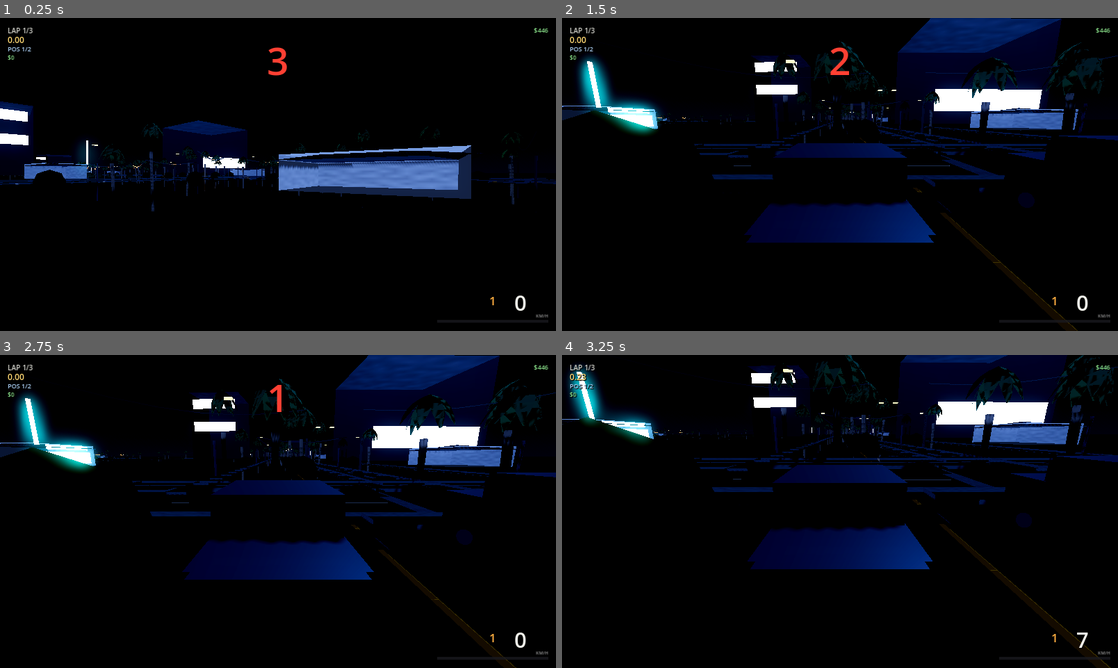
Above: before the commit, frames 1-4 (two rows, left to right).
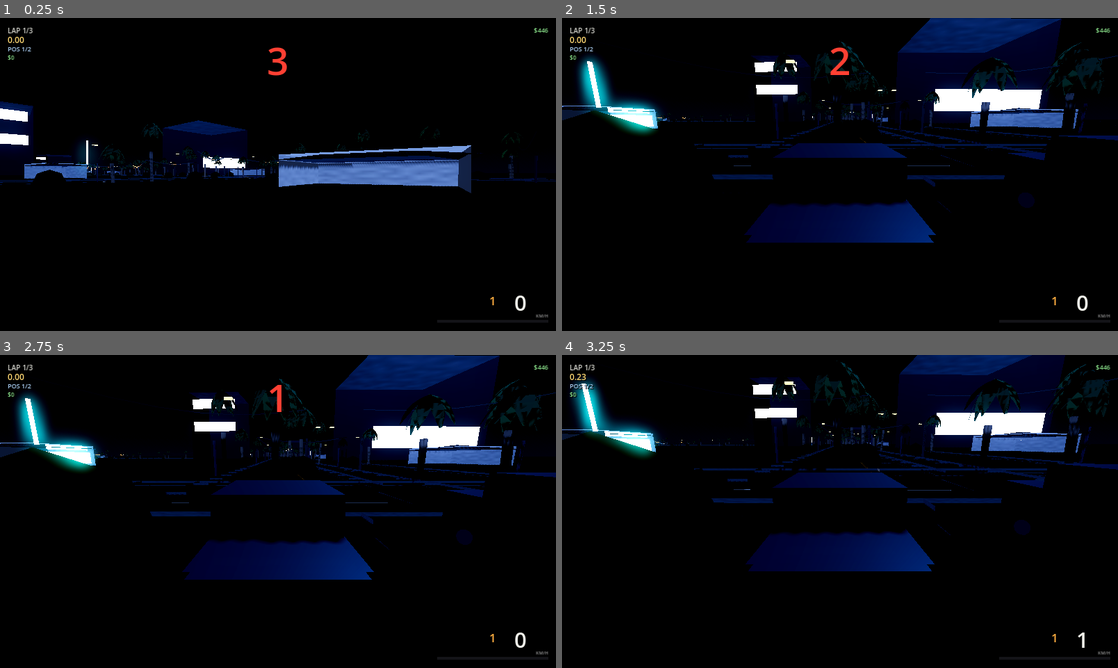
Above: after the commit, the same moments.

Repository: maxta85/test-game
Game: Godot game, scene res://Game/main.tscn
The game is run twice, just before and just after one commit, with the same random seed, the same clock (stepped at 60 frames per second) and the same inputs.
Inputs (mouse positions are in pixels of both pictures, inside the frame that each line leads up to):
- Up to frame 1 (0.25 s): no input
- Up to frame 2 (1.5 s): tap Enter at 0.5 s; move the mouse to (962, 158) at 0.52 s; hold D (garage_right) 0.53-1.25 s; hold C (camera_toggle) 0.53-1.25 s; click (962, 158) at 0.67 s; drag from (728, 190) to (812, 237) at 1.27 s
- Up to frame 3 (2.75 s): move the mouse to (333, 442) at 2.02 s; hold D (garage_right) from 2.03 s (still down); tap P at 2.1 s
- Up to frame 4 (3.25 s): release D (garage_right) at 2.75 s; tap R (reset_car) at 2.75 s; drag from (812, 574) to (673, 464) at 2.77 s

The runs differ from the first frame. In frame 1, 1.4% of the frame differs, in the area x 0-100%, y 50-62%; in frame 2, 0.5%; in frame 3, 0.5%; in frame 4, 13%, in the area x 0-100%, y 0-100%.

Commit message:
world: derive terrain extent from the road graph, not a constant
The terrain was a hardcoded 800 m half-extent, which was right for the old
authored block and wrong the moment the roads became real OpenStreetMap data.
Those span -1192..1394 in X and -1501..1301 in Z, so about 700 m of real street
had no floor under it: a car that drifted out there fell through the world with
nothing to catch it, because the only surface is the terrain and the road
trimesh, and the road trimesh only exists where there is road.

Derived from the graph now, with margin, so the next map change cannot reopen
the hole. Cell size scales with the extent so the triangle count stays roughly
where it was: 40000 -> 48400.

Verified: a car dropped at each of the four extremes of the road network now
comes to rest on four wheels (y=0.25) instead of falling.

Diff:
--- a/World/world_builder.gd
+++ b/World/world_builder.gd
@@ -145,11 +145,31 @@
 
 
 # --------------------------------------------------------------------- terrain
+## Half-extent the terrain has to cover, with margin.
+##
+## This cannot be a constant. It was 800, which was right for the old authored
+## block and wrong the moment the roads became real OpenStreetMap data: those
+## span -1192..1394 in X and -1501..1301 in Z, so roughly 700 m of real street
+## had no floor under it at all. A car that drifted out there fell through the
+## world with nothing to catch it. Derived from the graph so the next map change
+## cannot reopen the hole.
+func _terrain_extent() -> float:
+	var reach := 0.0
+	for e in graph.edges:
+		for nid in [int(e["a"]), int(e["b"])]:
+			var p := graph.node_pos(nid)
+			reach = maxf(reach, maxf(absf(p.x), absf(p.y)))
+	return maxf(800.0, reach + 120.0)
+
+
 func _terrain() -> void:
 	var st := SurfaceTool.new()
 	st.begin(Mesh.PRIMITIVE_TRIANGLES)
-	var s := 800.0
-	var step := 16.0
+	var s := _terrain_extent()
+	# The cell count is held roughly constant as the extent grows, so covering
+	# four times the area does not quietly quadruple the triangle count and the
+	# collision mesh with it.
+	var step: float = maxf(16.0, s / 55.0)
 	for gz in range(-int(s / step), int(s / step)):
 		for gx in range(-int(s / step), int(s / step)):
 			var x0 := float(gx) * step
